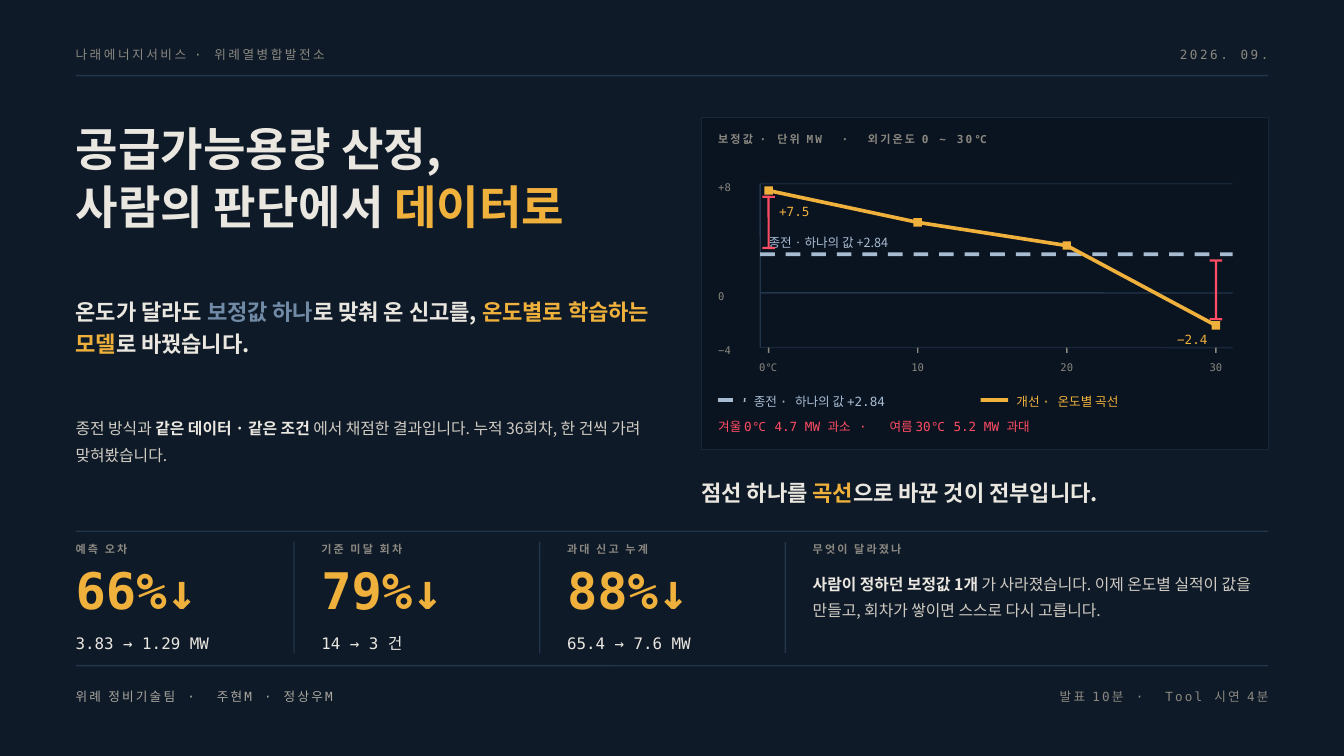
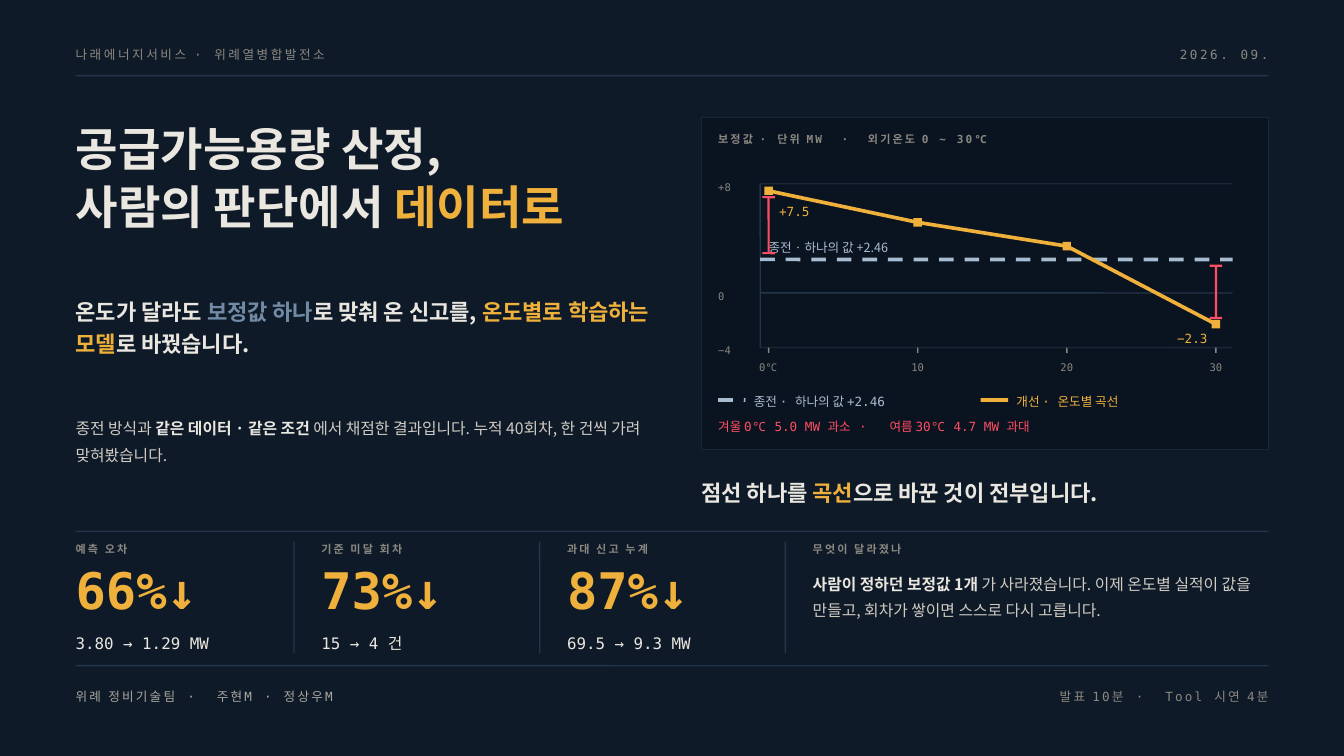
Before and after one commit to jooh-ai/Narae-AI, a slide deck: slide 1 of docs/ppt/위례_공급가능용량_최종발표.pptx. Drawn at 1344x756 pixels with LibreOffice and Linux fonts; fonts in the diff are those of the drawing. Boxes give left, top, right and bottom in pixels: in the first picture for what was removed or moved away, otherwise in the second. Text is boxed around its words. In the diff, an @@ line names an element or a change of style, - is before the commit and + after.

```diff
--- a/docs/ppt/위례_공급가능용량_최종발표.pptx
+++ b/docs/ppt/위례_공급가능용량_최종발표.pptx
@@ line moved from (768, 197) - (768, 248) to (768, 198) - (768, 253) @@
@@ text at (769, 239, 888, 255): text changed @@
-종전 · 하나의 값 +2.84
+종전 · 하나의 값 +2.46
@@ 3 lines: place and size @@
-3 lines at (760, 248, 1233, 260)
+3 lines at (760, 253, 1233, 266)
@@ line moved from (1216, 260) - (1216, 320) to (1216, 266) - (1216, 318) @@
@@ text at (1177, 333, 1207, 343): text changed @@
-−2.4
+−2.3
@@ text at (754, 395, 885, 407): text changed @@
-종전 · 하나의 값 +2.84
+종전 · 하나의 값 +2.46
@@ text at (76, 420, 640, 463): text changed @@
-종전 방식과 같은 데이터 · 같은 조건 에서 채점한 결과입니다. 누적 36회차, 한 건씩 가려 맞혀봤습니다.
+종전 방식과 같은 데이터 · 같은 조건 에서 채점한 결과입니다. 누적 40회차, 한 건씩 가려 맞혀봤습니다.
@@ text at (718, 420, 1030, 432): text changed @@
-겨울 0℃ 4.7 MW 과소 · 여름 30℃ 5.2 MW 과대
+겨울 0℃ 5.0 MW 과소 · 여름 30℃ 4.7 MW 과대
@@ text at (321, 571, 442, 610): text changed @@
-79%↓
+73%↓
@@ text at (567, 571, 688, 610): text changed @@
-88%↓
+87%↓
@@ text at (76, 637, 209, 650): text changed @@
-3.83 → 1.29 MW
+3.80 → 1.29 MW
@@ text at (321, 636, 403, 650): text changed @@
-14 → 3 건
+15 → 4 건
@@ text at (567, 637, 691, 650): text changed @@
-65.4 → 7.6 MW
+69.5 → 9.3 MW
```
Also in this commit, not shown: 9 other slides changed, 8 other files.
